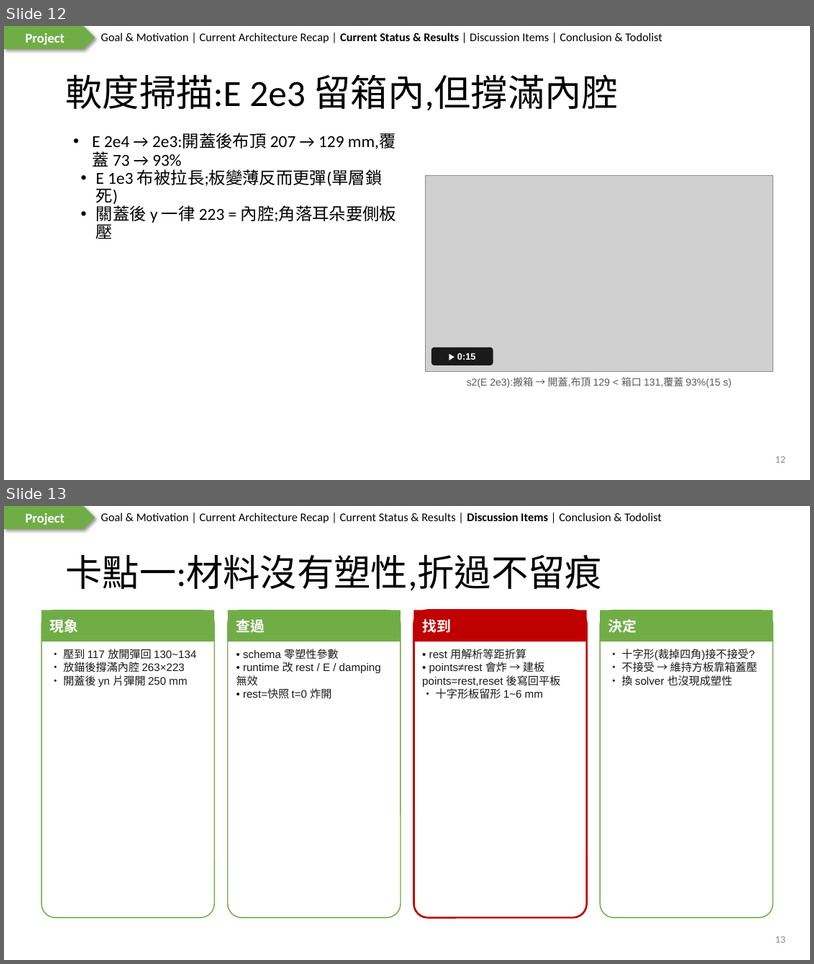
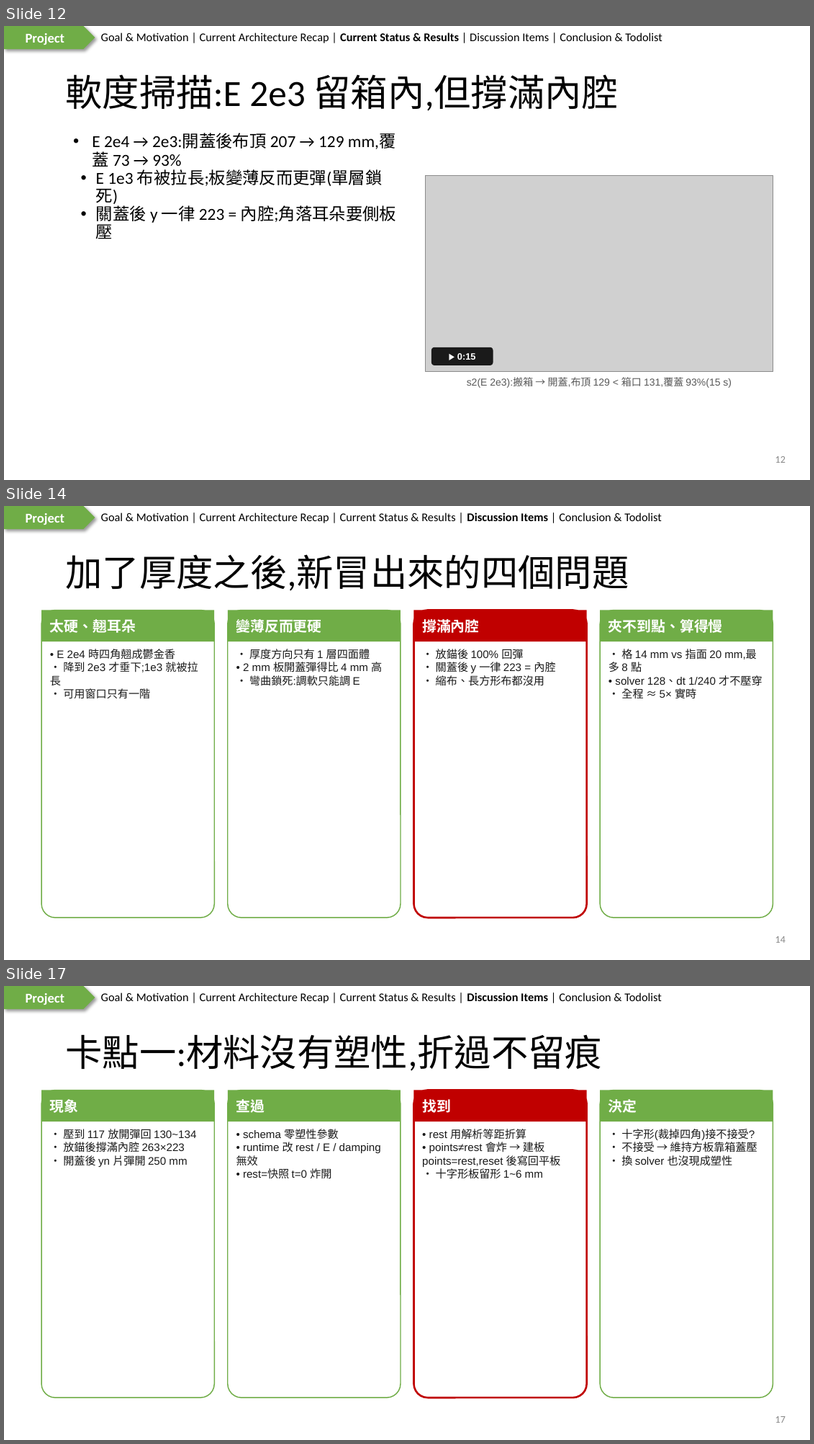
Before and after one commit to wyattsheu/sim-forge, a slide deck: sims/fr3_bubblewrap_pack_20261007/deck/2026-10-07-Report.pptx. Shown one above the other, each under a label of ours: slides 12 and 13 before the commit, slides 12, 14 and 17 after it; the slides between them are not shown. The pictures are 814x964 and 814x1444 pixels, drawn with LibreOffice and Linux fonts; fonts in the diff are those of the drawing; grey boxes stand for pictures. Boxes give left, top, right and bottom in pixels: in the first picture for what was removed or moved away, otherwise in the second. Text is boxed around its words. In the diff, an @@ line names an element or a change of style, - is before the commit and + after.

```diff
--- a/sims/fr3_bubblewrap_pack_20261007/deck/2026-10-07-Report.pptx
+++ b/sims/fr3_bubblewrap_pack_20261007/deck/2026-10-07-Report.pptx
@@ slide 14 added at [4, 506, 810, 960], background #FFFFFF; not listed: 3 template elements that a slide beside it also shows @@
@@ title added at [65, 554, 629, 591], 44 pt, text #000000 @@
+加了厚度之後,新冒出來的四個問題
@@ rounded rectangle added at [41, 610, 214, 917], fill #FFFFFF, outline #70AD47 1.25 pt @@
@@ rectangle added at [41, 610, 214, 641], fill #70AD47 @@
@@ rounded rectangle added at [228, 610, 401, 917], fill #FFFFFF, outline #70AD47 1.25 pt @@
@@ rectangle added at [228, 610, 401, 641], fill #70AD47 @@
@@ rounded rectangle added at [414, 610, 587, 917], fill #FFFFFF, outline #C00000 2.25 pt @@
@@ rectangle added at [414, 610, 587, 641], fill #C00000 @@
@@ rounded rectangle added at [600, 610, 774, 917], fill #FFFFFF, outline #70AD47 1.25 pt @@
@@ rectangle added at [600, 610, 774, 641], fill #70AD47 @@
@@ text added at [50, 619, 136, 633], 17 pt, text #FFFFFF, bold @@
+太硬、翹耳朵
@@ text added at [237, 619, 322, 633], 17 pt, text #FFFFFF, bold @@
+變薄反而更硬
@@ text added at [422, 619, 479, 633], 17 pt, text #FFFFFF, bold @@
+撐滿內腔
@@ text added at [609, 619, 723, 633], 17 pt, text #FFFFFF, bold @@
+夾不到點、算得慢
@@ text added at [50, 649, 198, 699], 13 pt, text #1A1A1A @@
+• E 2e4 時四角翹成鬱金香
+• 降到 2e3 才垂下;1e3 就被拉長
+• 可用窗口只有一階
@@ text added at [243, 649, 382, 685], 13 pt, text #1A1A1A @@
+• 厚度方向只有 1 層四面體
+• 2 mm 板開蓋彈得比 4 mm 高
+• 彎曲鎖死:調軟只能調 E
@@ text added at [436, 649, 556, 686], 13 pt, text #1A1A1A @@
+• 放錨後 100% 回彈
+• 關蓋後 y 一律 223 = 內腔
+• 縮布、長方形布都沒用
@@ text added at [609, 649, 763, 699], 13 pt, text #1A1A1A @@
+• 格 14 mm vs 指面 20 mm,最多 8 點
+• solver 128、dt 1/240 才不壓穿
+• 全程 ≈ 5× 實時
@@ page number added at [776, 936, 786, 942], 12 pt, text #888888 @@
+14
@@ what was slide 13 is now slide 17 @@
@@ page number at [776, 1416, 786, 1422]: text changed @@
-13
+17
```
Also in this commit, not shown: 1 slide changed, 3 other slides added, 3 other files.
